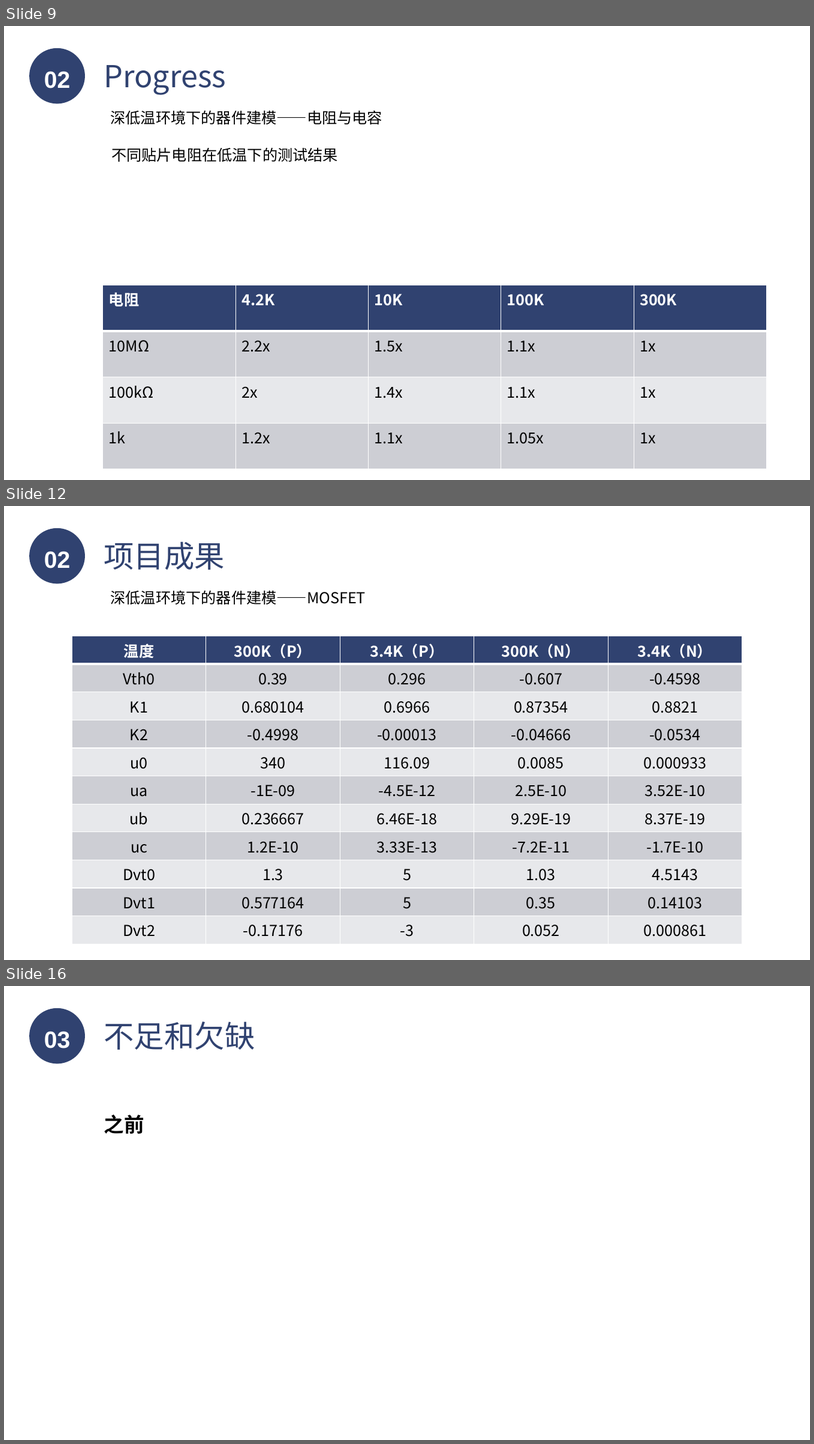
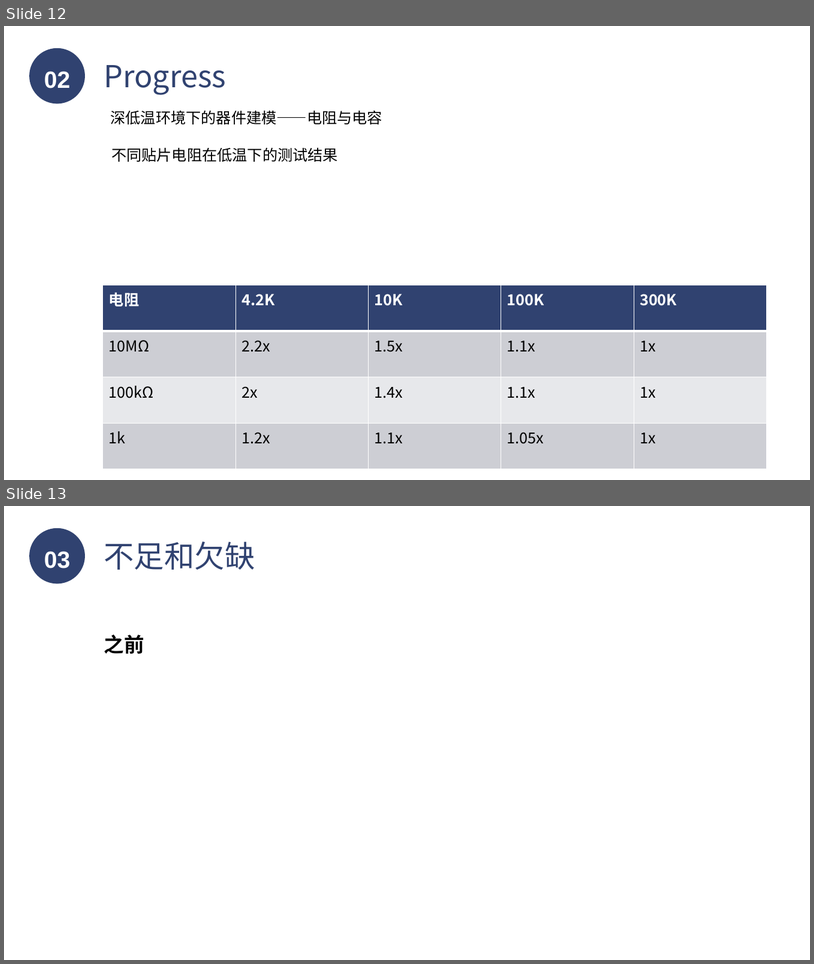
Before and after one commit to LukeLIN-web/distrubuted-ML-system, a slide deck: final report.pptx. Shown one above the other, each under a label of ours: slides 9, 12 and 16 before the commit, slides 12 and 13 after it; the slides between them are not shown. The pictures are 814x1444 and 814x964 pixels, drawn with LibreOffice and Linux fonts; fonts in the diff are those of the drawing. Boxes give left, top, right and bottom in pixels: in the first picture for what was removed or moved away, otherwise in the second. Text is boxed around its words. In the diff, an @@ line names an element or a change of style, - is before the commit and + after.

```diff
--- a/final report.pptx
+++ b/final report.pptx
@@ slide 12 removed at (x1=4, y1=506, x2=810, y2=960), background #FFFFFF @@
@@ ellipse removed at (x1=29, y1=528, x2=85, y2=584) @@
-02
@@ text removed at (x1=104, y1=541, x2=225, y2=570) @@
-项目成果
@@ text removed at (x1=110, y1=590, x2=366, y2=604) @@
-深低温环境下的器件建模——MOSFET
@@ table removed at (x1=72, y1=636, x2=743, y2=939), 11 rows, 5 columns @@
-温度 | 300K（P） | 3.4K（P） | 300K（N） | 3.4K（N）
-Vth0 | 0.39 | 0.296 | -0.607 | -0.4598
-K1 | 0.680104 | 0.6966 | 0.87354 | 0.8821
-K2 | -0.4998 | -0.00013 | -0.04666 | -0.0534
-u0 | 340 | 116.09 | 0.0085 | 0.000933
-ua | -1E-09 | -4.5E-12 | 2.5E-10 | 3.52E-10
-ub | 0.236667 | 6.46E-18 | 9.29E-19 | 8.37E-19
-uc | 1.2E-10 | 3.33E-13 | -7.2E-11 | -1.7E-10
-Dvt0 | 1.3 | 5 | 1.03 | 4.5143
-Dvt1 | 0.577164 | 5 | 0.35 | 0.14103
-Dvt2 | -0.17176 | -3 | 0.052 | 0.000861
@@ what was slide 9 is now slide 12 @@
@@ what was slide 16 is now slide 13 @@
```
Also in this commit, not shown: 2 slides changed, 5 slides added, 7 other slides removed, 9 other files.
